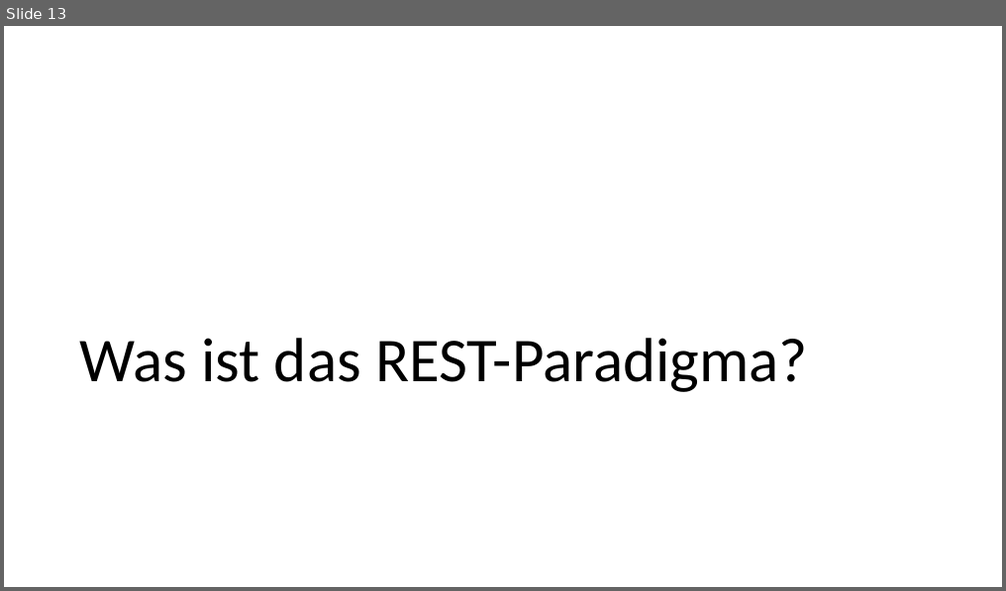
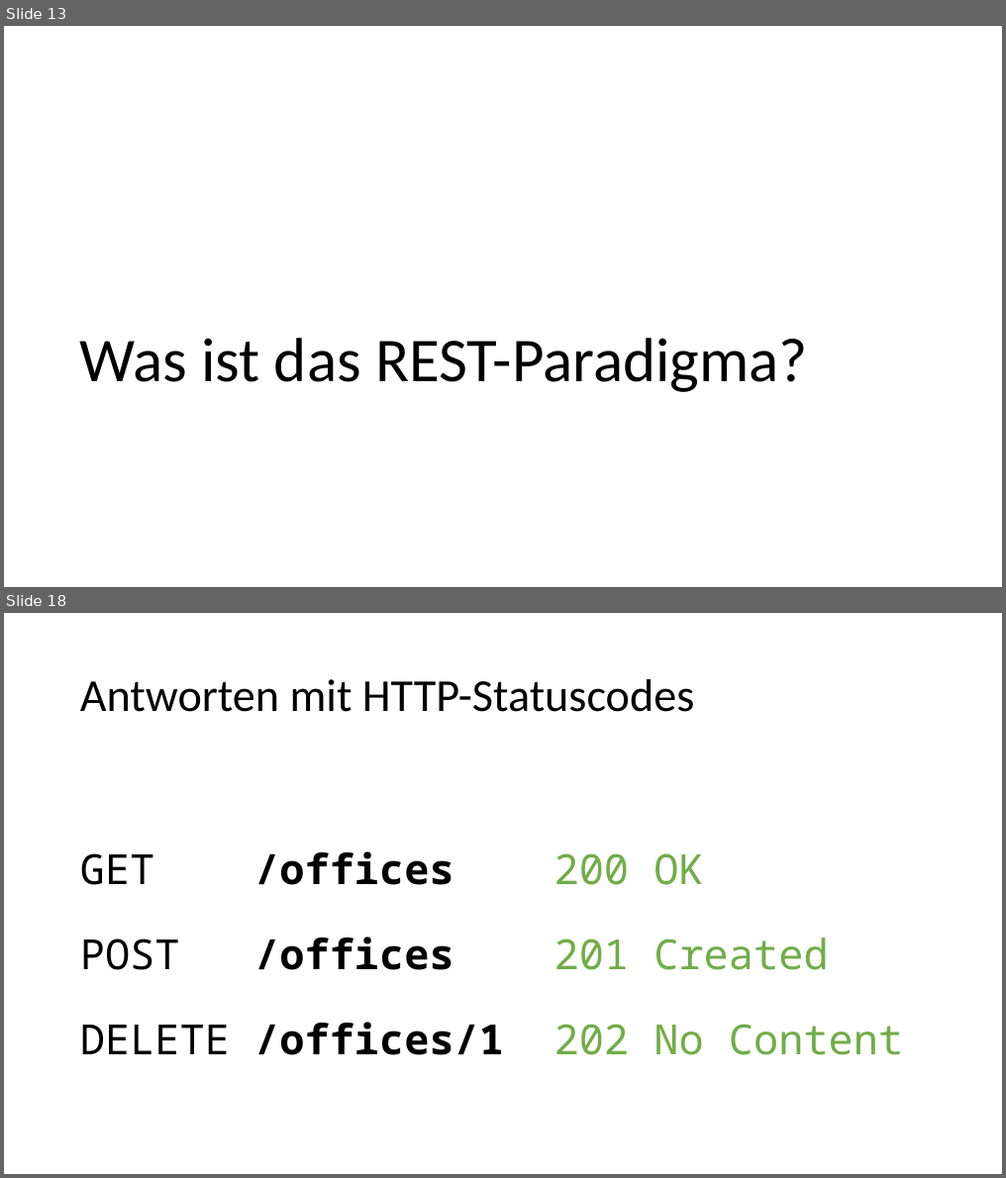
Before and after one commit to nordlb-public/techtalks, a slide deck: 01-api-design/präsentation.pptx. Shown one above the other, each under a label of ours: slide 13 before the commit, slides 13 and 18 after it; the slides between them are not shown. The pictures are 1006x591 and 1006x1178 pixels, drawn with LibreOffice and Linux fonts; fonts in the diff are those of the drawing. Boxes give left, top, right and bottom in pixels: in the first picture for what was removed or moved away, otherwise in the second. Text is boxed around its words. In the diff, an @@ line names an element or a change of style, - is before the commit and + after.

```diff
--- a/01-api-design/präsentation.pptx
+++ b/01-api-design/präsentation.pptx
@@ slide 18 added at bbox=[4, 613, 1002, 1174], background #FFFFFF @@
@@ title added at bbox=[80, 679, 694, 712], 44 pt, text #000000 @@
+Antworten mit HTTP-Statuscodes
@@ text added at bbox=[80, 852, 903, 1056], 40 pt, text #000000 @@
+GET /offices 200 OK
+POST /offices 201 Created
+DELETE /offices/1 202 No Content
```
Also in this commit, not shown: 3 slides changed, 4 other slides added.
